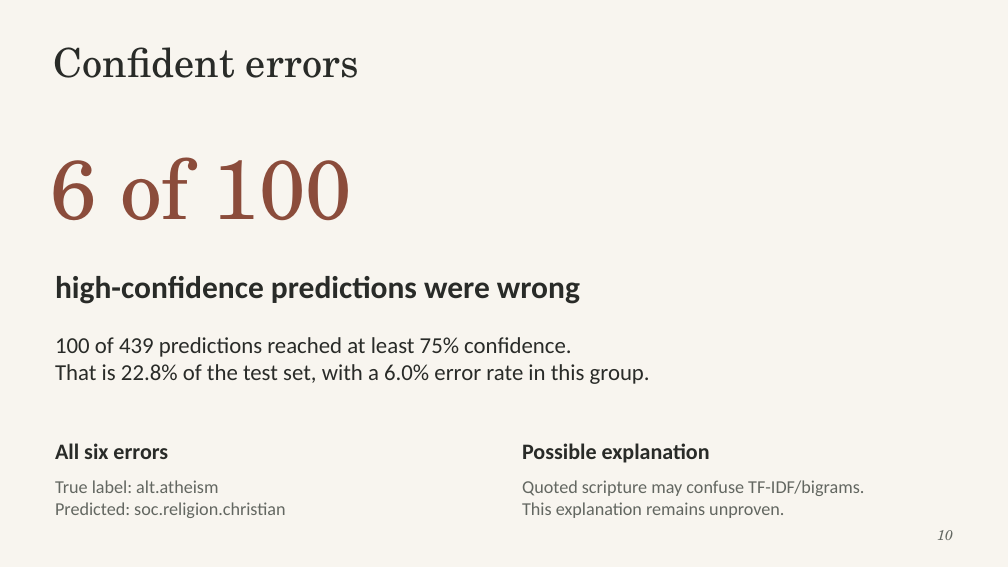
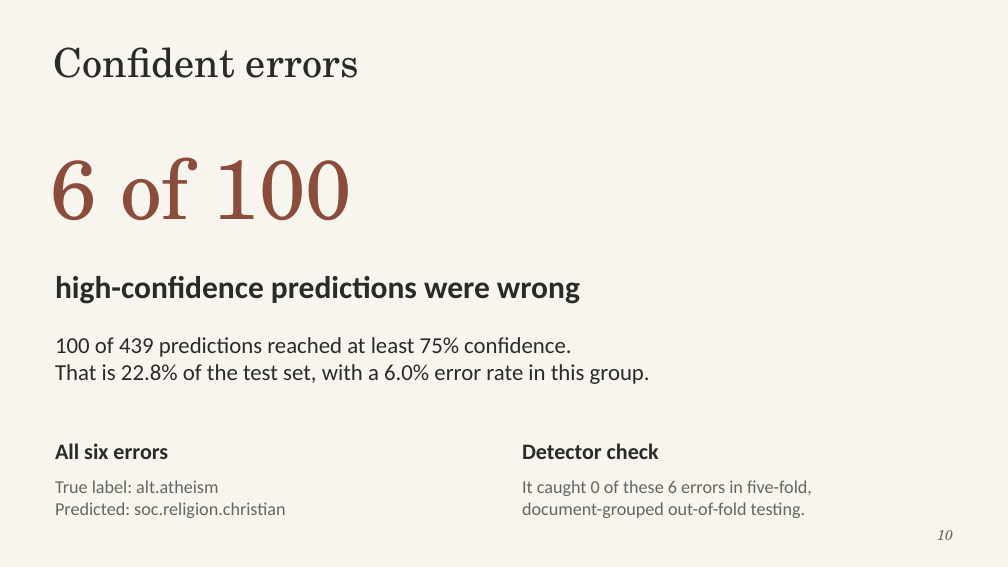
Before and after one commit to ahansardar/ai-confidence-drift, a slide deck: slide 10 of reports/presentation/AI_Confidence_Drift_Presentation.pptx. Drawn at 1008x567 pixels with LibreOffice and Linux fonts; fonts in the diff are those of the drawing. Boxes give left, top, right and bottom in pixels: in the first picture for what was removed or moved away, otherwise in the second. Text is boxed around its words. In the diff, an @@ line names an element or a change of style, - is before the commit and + after.

```diff
--- a/reports/presentation/AI_Confidence_Drift_Presentation.pptx
+++ b/reports/presentation/AI_Confidence_Drift_Presentation.pptx
@@ text at (522,443,659,459): text changed @@
-Possible explanation
+Detector check
@@ text at (522,480,812,518): text changed @@
-Quoted scripture may confuse TF-IDF/bigrams.
-This explanation remains unproven.
+It caught 0 of these 6 errors in five-fold,
+document-grouped out-of-fold testing.
```
Also in this commit, not shown: 8 other slides changed, 22 other files.
